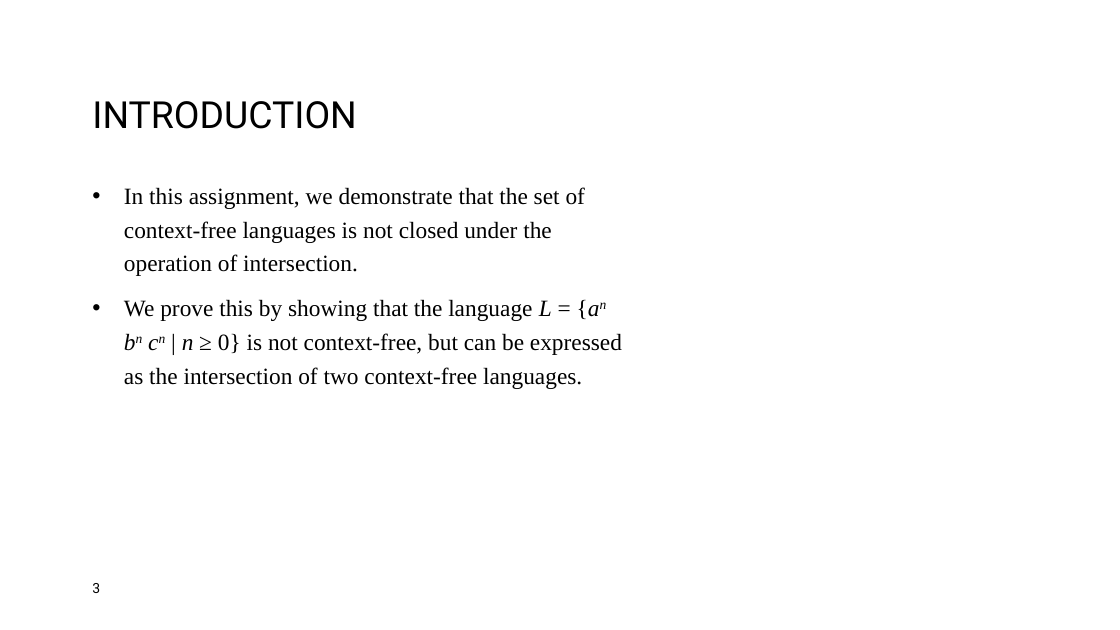
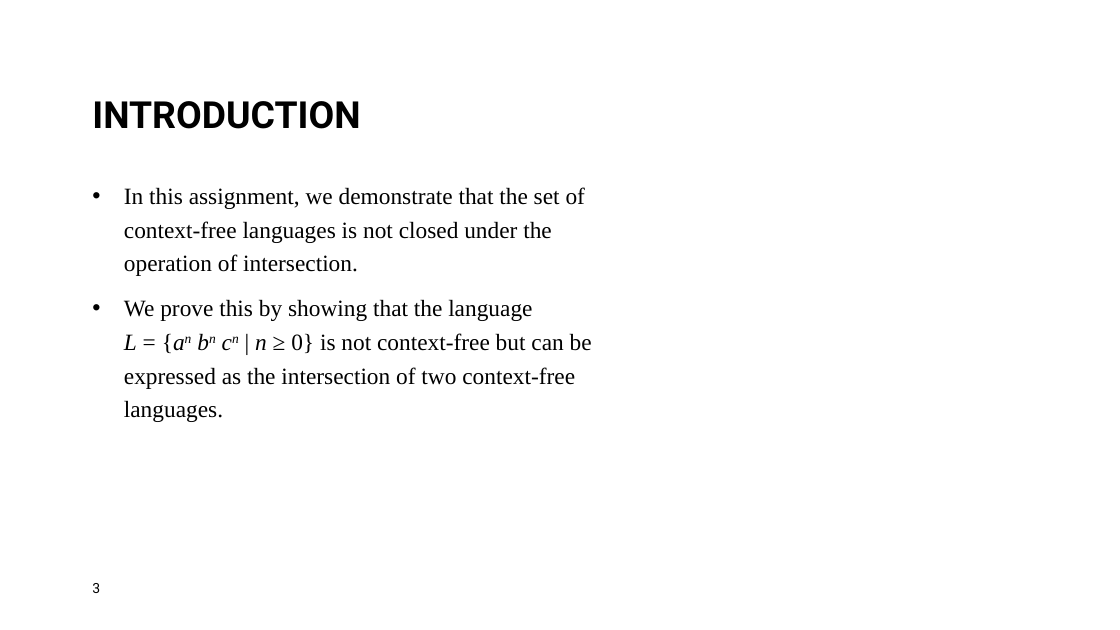
Before and after one commit to TANISHAAHUJA/comp-382assignment2, a slide deck: slide 3 of Comp382_ON1_A2_T1.pptx. Drawn at 1120x630 pixels with LibreOffice and Linux fonts; fonts in the diff are those of the drawing; background and template pictures are left out. Boxes give left, top, right and bottom in pixels: in the first picture for what was removed or moved away, otherwise in the second. Text is boxed around its words. In the diff, an @@ line names an element or a change of style, - is before the commit and + after.

```diff
--- a/Comp382_ON1_A2_T1.pptx
+++ b/Comp382_ON1_A2_T1.pptx
@@ title "INTRODUCTION" at bbox=[92, 101, 360, 129]: bold on @@
@@ text at bbox=[124, 299, 592, 422]: text changed @@
-• We prove this by showing that the language L = {an bn cn | n ≥ 0} is not context-free, but can be expressed as the intersection of two context-free languages.
+• We prove this by showing that the language L = {an bn cn | n ≥ 0} is not context-free but can be expressed as the intersection of two context-free languages.
```
Also in this commit, not shown: 9 other slides changed, 1 slide added, 2 slides removed.
